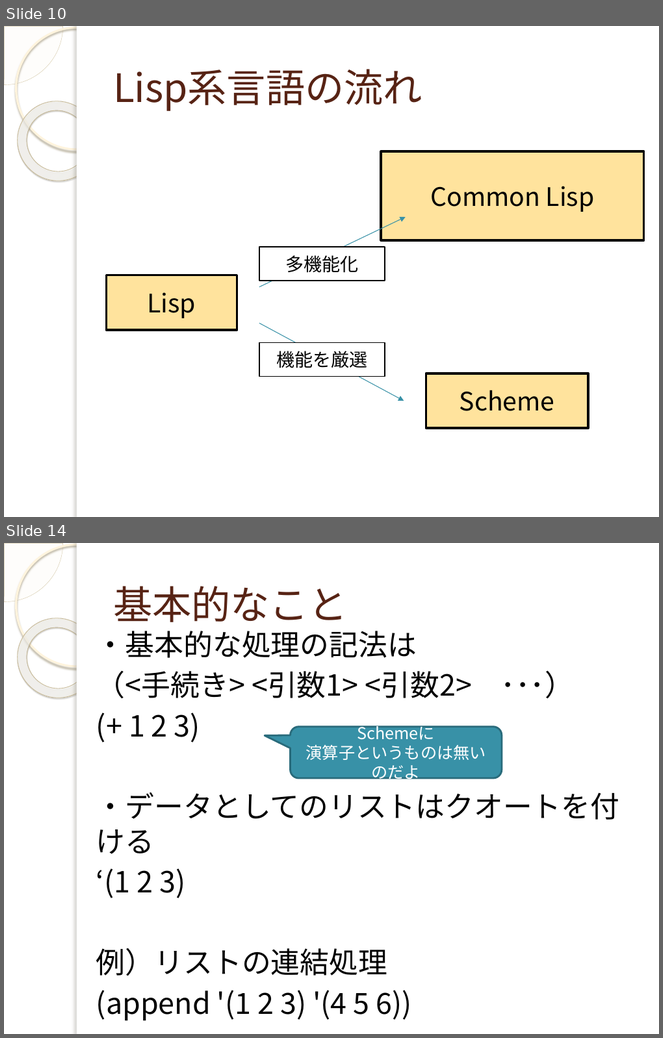
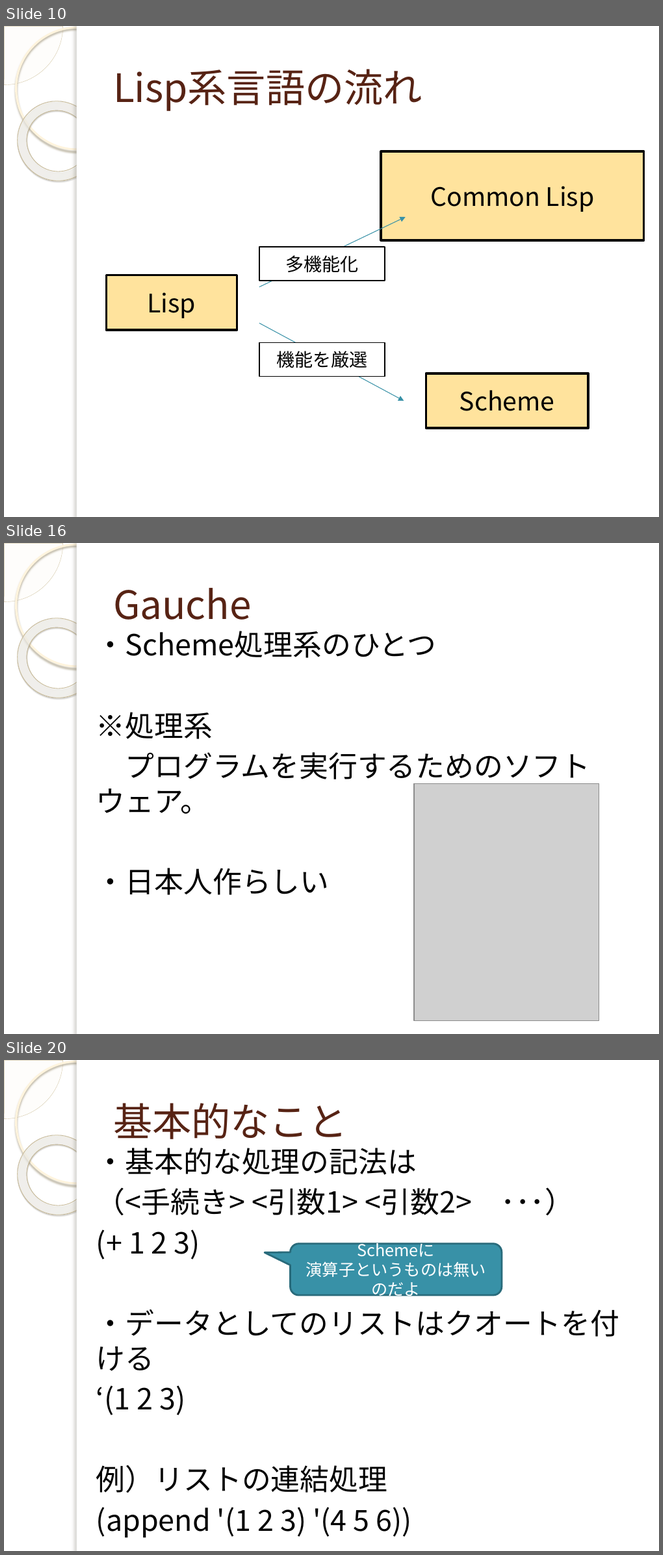
Before and after one commit to yuridonus/FEstudy, a slide deck: scheme.pptx. Shown one above the other, each under a label of ours: slides 10 and 14 before the commit, slides 10, 16 and 20 after it; the slides between them are not shown. The pictures are 663x1038 and 663x1555 pixels, drawn with LibreOffice and Linux fonts; fonts in the diff are those of the drawing; grey boxes stand for pictures; background and template pictures are left out. Boxes give left, top, right and bottom in pixels: in the first picture for what was removed or moved away, otherwise in the second. Text is boxed around its words. In the diff, an @@ line names an element or a change of style, - is before the commit and + after.

```diff
--- a/scheme.pptx
+++ b/scheme.pptx
@@ slide 16 added at <box>4,543,659,1034</box>, background picture (left out); not listed: 5 template elements that a slide beside it also shows @@
@@ title added at <box>113,588,251,620</box>, 43 pt, text #572314 @@
+Gauche
@@ text added at <box>96,631,591,895</box>, 32 pt, text #000000 @@
+・Scheme処理系のひとつ
+※処理系
+プログラムを実行するためのソフトウェア。
+・日本人作らしい
@@ picture added at <box>414,783,599,1021</box> @@
@@ what was slide 14 is now slide 20 @@
```
Also in this commit, not shown: 6 slides changed, 8 other slides added, 4 slides removed.
